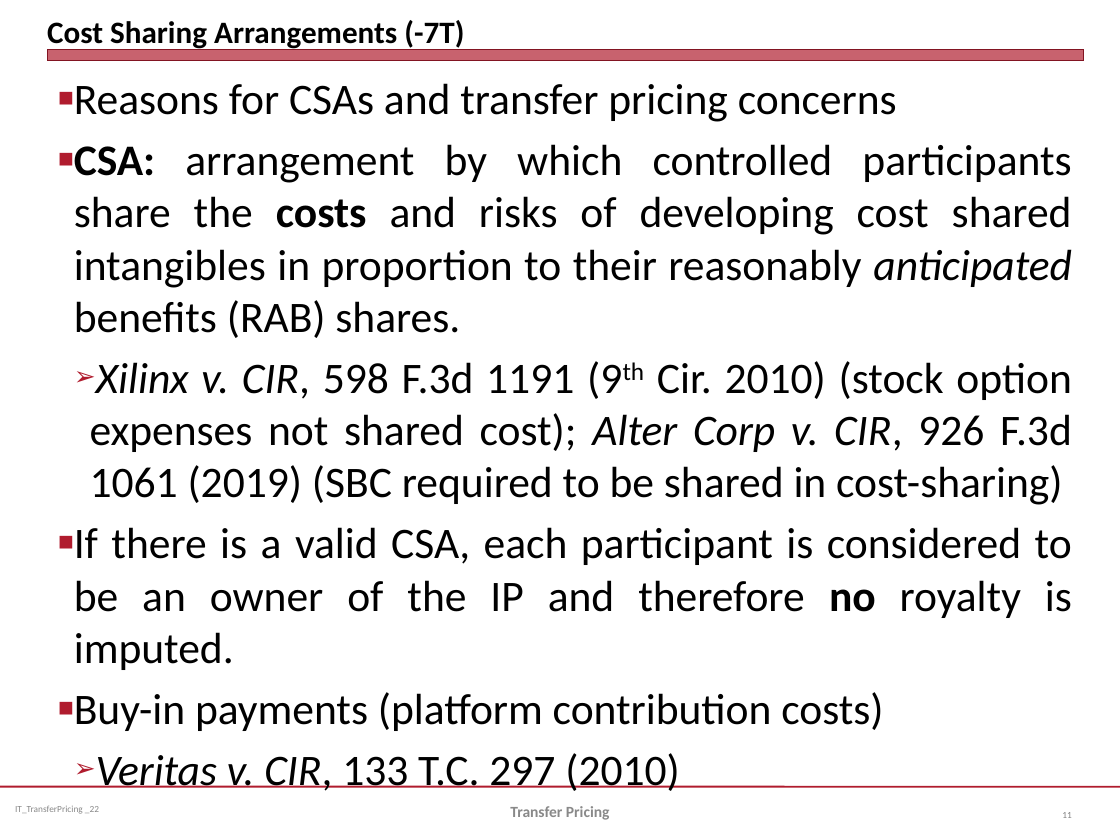
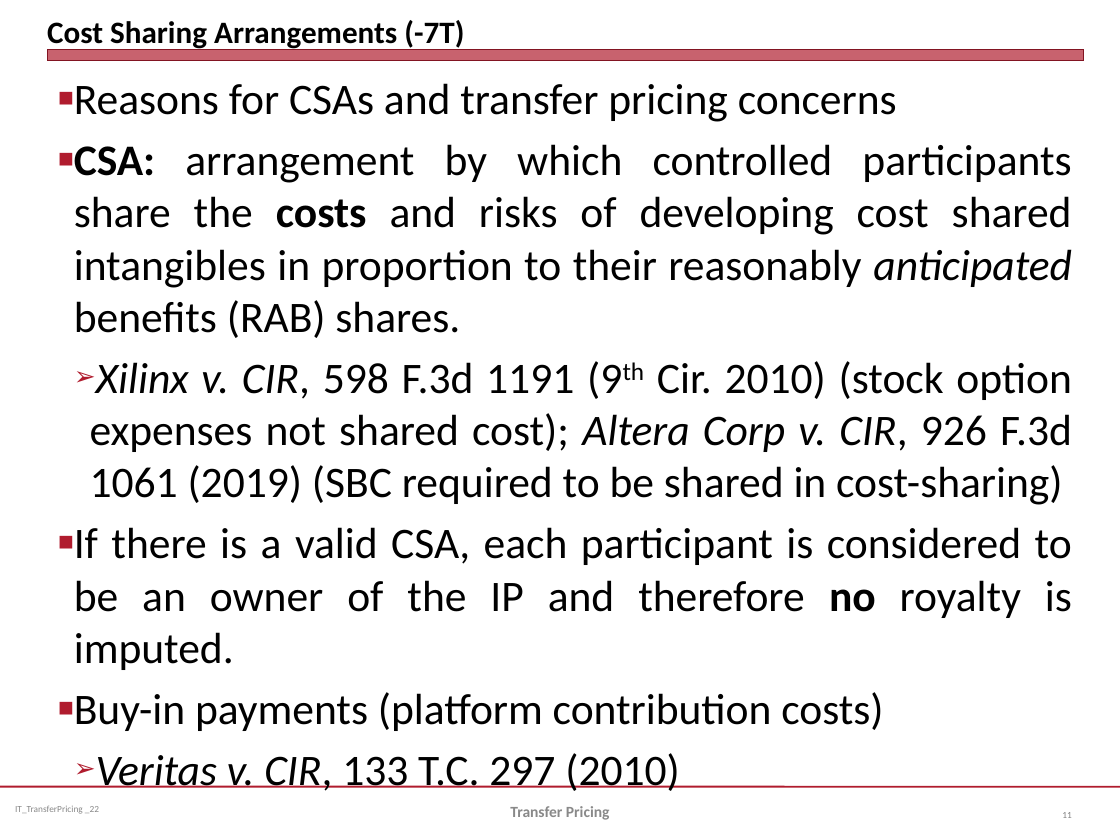
Before and after one commit to jmc877/International-Tax, a slide deck: slide 11 of slides/IT_TransferPricing_2022.pptx. Drawn at 1120x840 pixels with LibreOffice and Linux fonts; fonts in the diff are those of the drawing. Boxes give left, top, right and bottom in pixels: in the first picture for what was removed or moved away, otherwise in the second. Text is boxed around its words. In the diff, an @@ line names an element or a change of style, - is before the commit and + after.

```diff
--- a/slides/IT_TransferPricing_2022.pptx
+++ b/slides/IT_TransferPricing_2022.pptx
@@ text at <box>90,361,1072,505</box>: text changed @@
-  ➢ Xilinx v. CIR, 598 F.3d 1191 (9th Cir. 2010) (stock option expenses not shared cost); Alter Corp v. CIR, 926 F.3d 1061 (2019) (SBC required to be shared in cost-sharing)
+  ➢ Xilinx v. CIR, 598 F.3d 1191 (9th Cir. 2010) (stock option expenses not shared cost); Altera Corp v. CIR, 926 F.3d 1061 (2019) (SBC required to be shared in cost-sharing)
```
Also in this commit, not shown: 2 other slides changed, 6 slides added, 4 slides removed, 7 other files.
